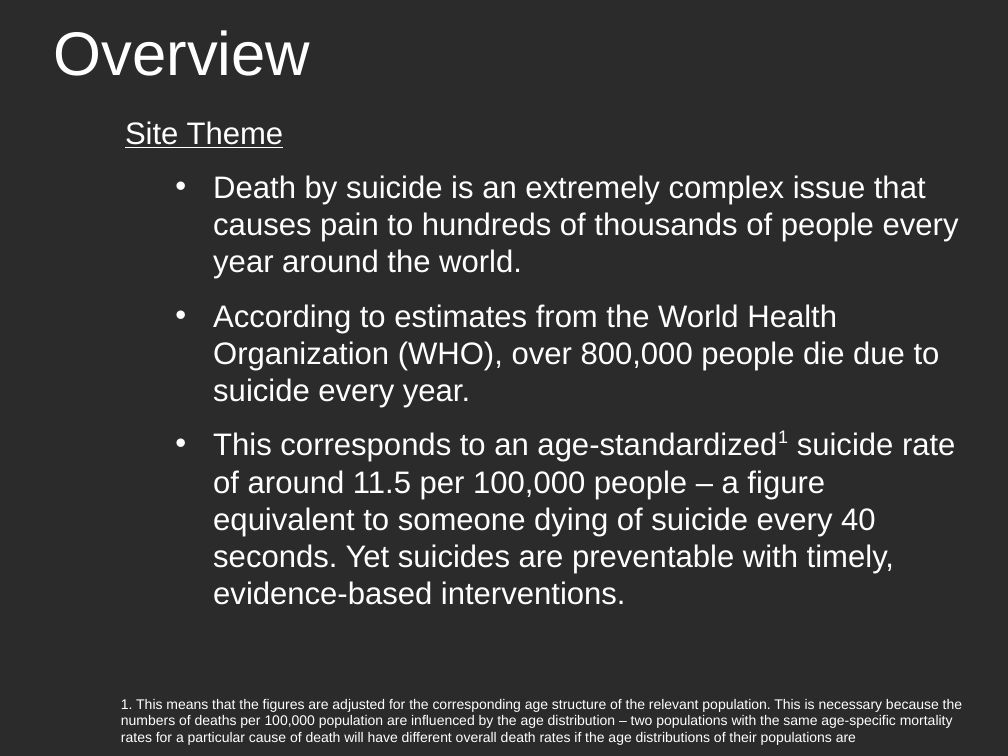
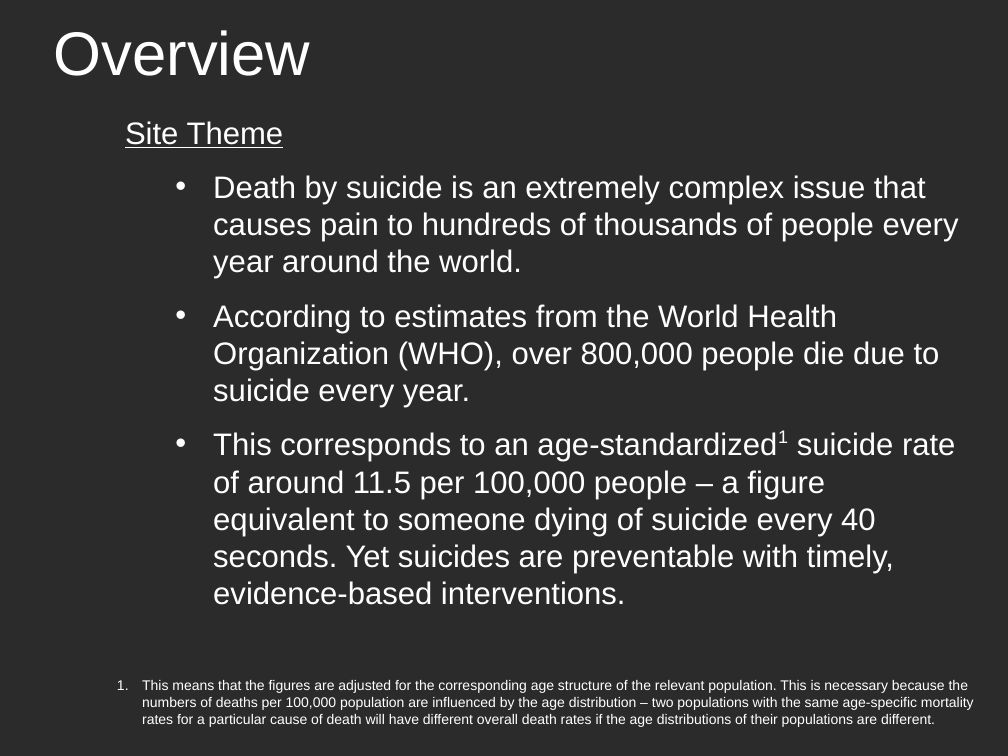
Before and after one commit to salizadeh10/Suicide-Perspectives, a slide deck: slide 2 of Project Overview - 121018.ppt. Drawn at 1008x756 pixels with LibreOffice and Linux fonts; fonts in the diff are those of the drawing; background and template pictures are left out; a plain dark background stands for a picture behind light text. Boxes give left, top, right and bottom in pixels: in the first picture for what was removed or moved away, otherwise in the second. Text is boxed around its words. In the diff, an @@ line names an element or a change of style, - is before the commit and + after.

Commit message:
Iteration - 4
Fixed foortnote.

```diff
--- a/Project Overview - 121018.ppt
+++ b/Project Overview - 121018.ppt
@@ text at (142, 680, 974, 727): text changed @@
-1. This means that the figures are adjusted for the corresponding age structure of the relevant population. This is necessary because the numbers of deaths per 100,000 population are influenced by the age distribution – two populations with the same age-specific mortality rates for a particular cause of death will have different overall death rates if the age distributions of their populations are
+1. This means that the figures are adjusted for the corresponding age structure of the relevant population. This is necessary because the numbers of deaths per 100,000 population are influenced by the age distribution – two populations with the same age-specific mortality rates for a particular cause of death will have different overall death rates if the age distributions of their populations are different.
```
